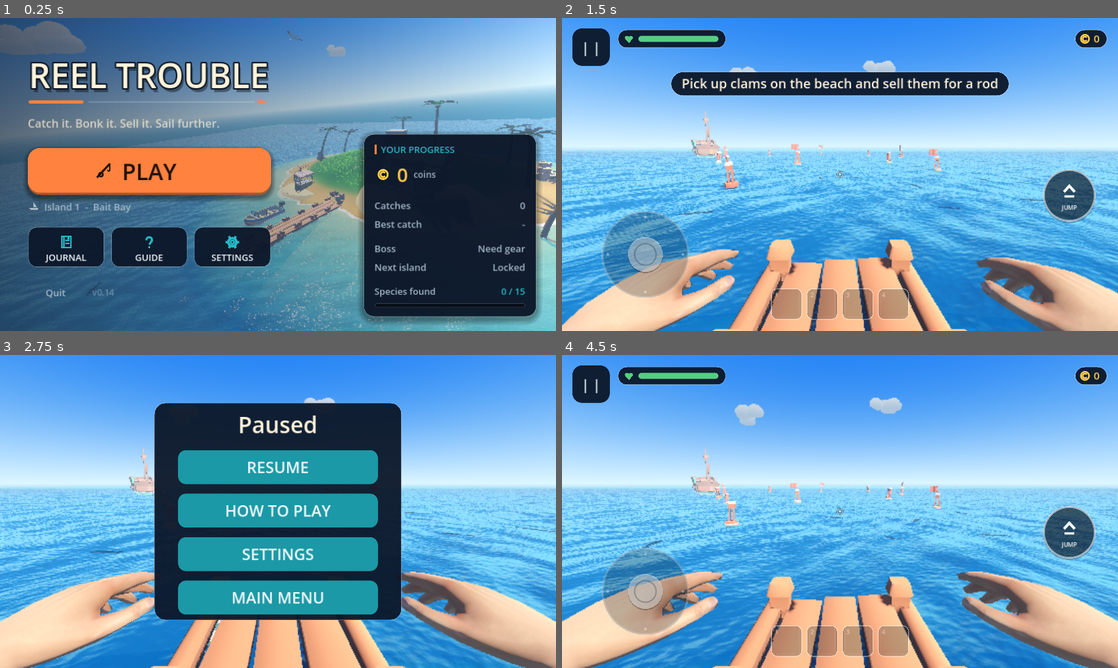
Above: before the commit, frames 1-4 (two rows, left to right).
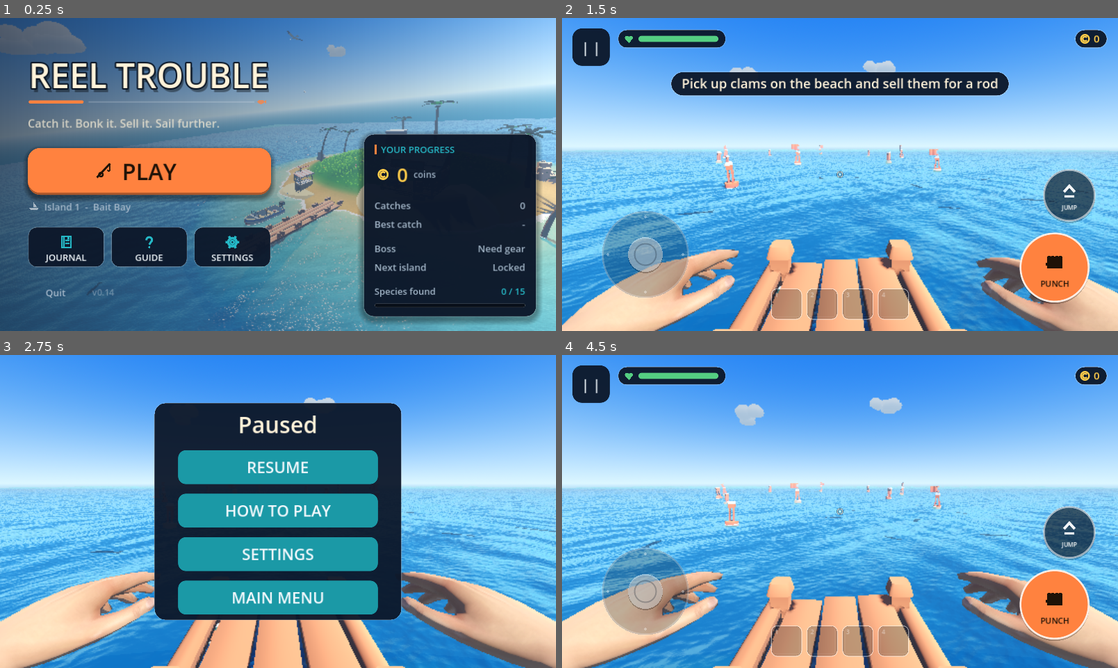
Above: after the commit, the same moments.

Repository: Max1081018/open_code
Game: Godot game, scene res://game.tscn
The game is run twice, just before and just after one commit, with the same random seed, the same clock (stepped at 60 frames per second) and the same inputs.
Inputs:
- Up to frame 1 (0.25 s): no input
- Up to frame 2 (1.5 s): click "PLAY" at 0.5 s; click "START FISHING" at 1.25 s
- Up to frame 3 (2.75 s): click "| |" at 2 s
- Up to frame 4 (4.5 s): click "RESUME" at 2.75 s; click "| |" at 3.5 s; click "RESUME" at 4.25 s

The runs differ from the first frame. In frame 1, 1.1% of the frame differs, in the area x 27-100%, y 31-100%; in frame 2, 14%, in the area x 0-100%, y 29-100%; in frame 3, 7.7%; in frame 4, 13%.

Commit message:
Cut the sea's cost, clear the junk off the beach, always-on punch button
Performance: the sea was the problem
  The water was a 300 m plane cut into 110x110 quads - 24,200 triangles, all
  running the four-wave vertex shader every frame, most of them past the
  horizon where no wave is visible. The grid is now set by the preset
  (44/64/88/104), which takes Low from 24,200 to 3,872 triangles of water and
  still looks right - verified by rendering it.

  The fragment shader also called discard for the boat's hull cut-out, on a
  surface that fills the screen. discard costs a mobile GPU dearly: it loses
  early fragment rejection for the whole material. The water writes no depth,
  so fading those pixels to nothing is identical to look at and free.

World
  - the wreck on the horizon is gone; from the beach it read as another
    island sitting out at sea
  - the barrels and crate at the head of the jetty are gone - they hovered a
    finger's width above the sand and did nothing
  - the market's buckets and ice crate stand on the ground beside the stall
    with fish poking out of them, which at eye level read as fish dropped in
    the sand. The ground-level fish are hidden; the ones on the counter stay
  - rocks, palm trunks, buoys and the watchtower are solid now. Scenery you
    can walk through is the thing that most gives a world away as a painting
  - more haze in the distance

Controls
  - the action button is never blank any more: with nothing in reach it reads
    PUNCH and throws one, and it still swaps to SELL / BUY / GRAB / CAST the
    moment you look at something
  - you can look a lot further up (pitch limit 0.45 to 1.05 radians)

Co-Authored-By: Claude Opus 5 <noreply@anthropic.com>
Claude-Session: https://claude.ai/code/session_019FPN93SDKwisezCSut5tqW

Diff:
--- a/fishing/assets/water/stylized_water.gdshader
+++ b/fishing/assets/water/stylized_water.gdshader
@@ -90,14 +90,17 @@
 }
 
 void fragment() {
+	// The hull cut-out. This used to call discard, which costs a mobile GPU
+	// dearly on a surface that fills the screen: it loses early fragment
+	// rejection for the whole material. The water writes no depth, so fading
+	// the pixel to nothing looks identical and costs nothing.
+	float hull = 0.0;
 	if (hole_half.x > 0.0) {
 		vec2 d = world_xz - hole_center;
 		vec2 side = vec2(-hole_axis.y, hole_axis.x);
 		vec2 l = vec2(dot(d, side) / hole_half.x, dot(d, hole_axis) / hole_half.y);
 		// rounded-bow ellipse-ish footprint
-		if (l.x * l.x + pow(abs(l.y), 3.0) < 1.0) {
-			discard;
-		}
+		hull = 1.0 - step(1.0, l.x * l.x + pow(abs(l.y), 3.0));
 	}
 	float t = TIME * wave_speed;
 
@@ -137,7 +140,7 @@
 	float foam = smoothstep(threshold - 0.06, threshold + 0.06, edge);
 
 	ALBEDO = mix(water.rgb, foam_color.rgb, foam);
-	ALPHA = mix(water.a, foam_color.a, foam);
+	ALPHA = mix(water.a, foam_color.a, foam) * (1.0 - hull);
 	ROUGHNESS = mix(roughness, 0.9, foam);
 	SPECULAR = 0.5;
 	NORMAL_MAP = vec3(ripple * 0.5 + 0.5, 1.0);
--- a/fishing/game.gd
+++ b/fishing/game.gd
@@ -85,6 +85,7 @@
 var sky_mat: ProceduralSkyMaterial
 var _sky_rain := -1.0
 var water_mat: ShaderMaterial
+var water_plane: PlaneMesh       # re-cut when the graphics preset changes
 var shop_building: Node3D
 var shop_counter: Node3D
 var shopkeeper: Node3D
@@ -1119,7 +1120,7 @@
 	env.fog_enabled = true
 	env.fog_light_color = Color(0.52, 0.61, 0.70)
 	env.fog_light_energy = 1.0
-	env.fog_density = 0.0085
+	env.fog_density = 0.0125
 	env.fog_sky_affect = 0.55
 	env.fog_height = -1.5
 	env.fog_height_density = 0.05
@@ -1159,10 +1160,15 @@
 
 	# Water: a big subdivided plane running the stylized water shader.
 	var water := MeshInstance3D.new()
-	var plane := PlaneMesh.new()
+	# The sea was a flat 300 m plane cut into 110x110 quads - 24,000 triangles,
+	# every one of them running the four-wave vertex shader, every frame, with
+	# most of them out past the horizon where no wave is visible. The grid is
+	# now set by the graphics preset.
+	water_plane = PlaneMesh.new()
+	var plane := water_plane
 	plane.size = Vector2(300, 300)
-	plane.subdivide_width = 110       # ~2.7 m quads: plenty for 9 m waves
-	plane.subdivide_depth = 110
+	plane.subdivide_width = Q_SEA[1]
+	plane.subdivide_depth = Q_SEA[1]
 	var smat := ShaderMaterial.new()
 	smat.shader = load("res://assets/water/stylized_water.gdshader")
 	smat.set_shader_parameter("shallow_color", Color(0.30, 0.86, 0.82, 0.38))
@@ -1400,9 +1406,8 @@
 		_spawn("dock", Vector3(0, -0.59, 19.0 - i * 2.5))
 
 	# Dockside clutter.
-	_spawn("barrel", Vector3(-0.78, DECK_Y, 18.4), 0.3, 0.62)
-	_spawn("crate", Vector3(0.80, DECK_Y, 18.9), -0.4, 0.66)
-	_spawn("barrel", Vector3(-0.80, DECK_Y, 17.6), -0.2, 0.55)
+	# The barrels and crate that used to sit at the head of the jetty are gone:
+	# they hovered a finger's width above the sand and did nothing.
 
 	# The motorboat, moored alongside the jetty. Buy the Boss Reel to take it out.
 	boat = _spawn("motorboat", BOAT_MOOR, BOAT_YAW, BOAT_SCALE)
@@ -1454,12 +1459,26 @@
 		var y := _island_y(HOME, HOME_R, HOME_H, x, z)
 		if str(pr["k"]).begins_with("palm"):
 			_make_palm(Vector3(x, y - 0.12, z), float(pr["s"]), float(pr["r"]), str(pr["k"]) == "palm_bend")
+			# A trunk you walk into rather than through.
+			var trunk := StaticBody3D.new()
+			var tcol := CollisionShape3D.new()
+			var tcyl := CylinderShape3D.new()
+			tcyl.radius = 0.32 * float(pr["s"])
+			tcyl.height = 5.0 * float(pr["s"])
+			tcol.shape = tcyl
+			trunk.add_child(tcol)
+			trunk.position = Vector3(x, y + tcyl.height * 0.5 - 0.3, z)
+			add_child(trunk)
 		else:
-			_spawn(pr["k"], Vector3(x, y - 0.15, z), pr["r"], pr["s"])
+			var prop := _spawn(pr["k"], Vector3(x, y - 0.15, z), pr["r"], pr["s"])
+			if str(pr["k"]).begins_with("rocks"):
+				_solidify(prop)
 
 	# A watchtower landmark set back on the island.
 	var ty := _island_y(HOME, HOME_R, HOME_H, 3.0, 42.0)
-	_static_props.append(_spawn("tower", Vector3(3.0, ty - 0.2, 42.0), -0.5, 1.2))
+	var tower := _spawn("tower", Vector3(3.0, ty - 0.2, 42.0), -0.5, 1.2)
+	_static_props.append(tower)
+	_solidify(tower, 0.55)
 
 	# Buoys bobbing on the open water (they float at their origin).
 	for b in [
@@ -1469,6 +1488,7 @@
 	]:
 		var n := _spawn(b["k"], b["p"], randf() * TAU, b["s"])
 		floaters.append(n)
+		_solidify(n, 0.7)
 
 	_build_boss_zone()
 	_build_shop()
@@ -1490,8 +1510,8 @@
 	held = []
 	_pending_loose = []
 
-	# A wrecked ship on the horizon for silhouette.
-	_static_props.append(_spawn("wreck", Vector3(-38, -1.0, -60), 0.7, 1.3))
+	# No wreck on the horizon any more: from the beach it read as another
+	# island sitting out at sea.
 
 
 
@@ -1732,7 +1752,7 @@
 func _update_explore(delta: float) -> void:
 	var look: Vector2 = touch.consume_look()
 	cam_yaw -= look.x
-	cam_pitch = clampf(cam_pitch - look.y, -1.40, 0.45)
+	cam_pitch = clampf(cam_pitch - look.y, -1.40, 1.05)
 
 	player.move_input = touch.move
 	player.sprint = touch.sprint
@@ -1927,7 +1947,9 @@
 func _on_interact() -> void:
 	if app_state != "playing" or not (play_mode == "explore" or play_mode == "boat"):
 		return
-	var p: String = touch.prompt
+	# The action button is never blank: with nothing in reach it reads PUNCH
+	# and throws one at the air.
+	var p: String = touch.shown_prompt()
 	match p:
 		"CAST":
 			if rs == R_NONE and held_id() == "rod" and line_fish == null:
@@ -1973,6 +1995,17 @@
 		"SHOO":
 			_shoo_gull()
 		"PUNCH", "HIT":
+			if looked_fish == null or not is_instance_valid(looked_fish):
+				# Swinging at nothing: you still swing.
+				if _hit_cd <= 0.0:
+					_hit_cd = 0.34
+					if hands:
+						if held_weapon() != "":
+							hands.play_swing()
+						else:
+							hands.play_punch()
+					players["whoosh"].pitch_scale = randf_range(1.45, 1.7)
+					_play("whoosh")
 			if looked_fish:
 				# Rod, clam or fish in hand: put it away and use both fists.
 				if held_id() in ["rod", "clam", "fish"]:
@@ -2306,6 +2339,26 @@
 	rod_rack.set_meta("weapon_id", str(ROD_IDS[nxt]))
 
 
+## Wraps a prop in a solid box so you cannot walk through it. Scenery without
+## collision is the thing that most gives a world away as a painting, and the
+## rocks, palms and buoys all used to be walk-through.
+func _solidify(n: Node3D, shrink := 0.82, tall := 1.0) -> void:
+	if n == null or not is_instance_valid(n):
+		return
+	var box := _node_aabb(n)
+	if not box.has_volume():
+		return
+	var body := StaticBody3D.new()
+	var col := CollisionShape3D.new()
+	var shape := BoxShape3D.new()
+	shape.size = Vector3(maxf(box.size.x * shrink, 0.25),
+		maxf(box.size.y * tall, 0.4), maxf(box.size.z * shrink, 0.25))
+	col.shape = shape
+	body.add_child(col)
+	body.position = box.get_center() + Vector3(0, box.size.y * (tall - 1.0) * 0.5, 0)
+	add_child(body)
+
+
 ## A wooden display stand with collision; returns the height of its top.
 func _pedestal(pos: Vector3) -> float:
 	var b := MeshInstance3D.new()
@@ -2455,6 +2508,16 @@
 			continue
 		var lift: float = fmesh.mesh.get_aabb().size.y * fmesh.transform.basis.get_scale().y
 		fmesh.position.y += lift * 0.45
+	# The pack also stands two buckets and an ice crate on the ground beside
+	# the stall, each with fish poking out. At eye level those read as fish
+	# dropped in the sand, so the ground-level fish go.
+	for mi2 in stall.find_children("*", "MeshInstance3D", true, false):
+		var fm2 := mi2 as MeshInstance3D
+		if fm2.mesh == null or not ("Fish" in fm2.name):
+			continue
+		var fb: AABB = fm2.global_transform * fm2.mesh.get_aabb()
+		if fb.position.y < g + 0.80:
+			fm2.visible = false
 	for m in stall.find_children("*", "MeshInstance3D", true, false):
 		if m.name.begins_with("Counter") or m.name.begins_with("Stand") or m.name.begins_with("Base"):
 			m.create_trimesh_collision()
@@ -3488,6 +3551,9 @@
 ## is built and again whenever the graphics setting changes.
 func _apply_prop_range() -> void:
 	var q: int = clampi(quality, 0, Q_PROP.size() - 1)
+	if water_plane and water_plane.subdivide_width != Q_SEA[q]:
+		water_plane.subdivide_width = Q_SEA[q]
+		water_plane.subdivide_depth = Q_SEA[q]
 	for sp in _small_props:
 		if not is_instance_valid(sp):
 			continue
@@ -3506,11 +3572,11 @@
 # the good stuff. Flat calm is pretty and slow; the worse it looks out there,
 # the better the fishing - which is the whole reason to go out in it.
 const WEATHER := {
-	"clear":   {"dark": 0.00, "rain": 0.0,  "over": 0.0,  "fog": 0.0085, "wind": 1.0, "swell": 0.85,
+	"clear":   {"dark": 0.00, "rain": 0.0,  "over": 0.0,  "fog": 0.0125, "wind": 1.0, "swell": 0.85,
 		"bite": 1.15, "rare": 1.0,  "dur": [180.0, 300.0], "say": "Flat calm. Pretty, but the fish are sleepy."},
 	"cloudy":  {"dark": 0.50, "rain": 0.0,  "over": 0.55, "fog": 0.011,  "wind": 1.2, "swell": 1.0,
 		"bite": 0.92, "rare": 1.08, "dur": [100.0, 170.0], "say": "Cloud coming over - they're starting to bite."},
-	"breezy":  {"dark": 0.15, "rain": 0.0,  "over": 0.15, "fog": 0.008,  "wind": 2.3, "swell": 1.35,
+	"breezy":  {"dark": 0.15, "rain": 0.0,  "over": 0.15, "fog": 0.012,  "wind": 2.3, "swell": 1.35,
 		"bite": 1.0,  "rare": 1.05, "dur": [90.0, 150.0],  "say": "A good breeze, and a bit of a sea running."},
 	"foggy":   {"dark": 0.45, "rain": 0.0,  "over": 0.35, "fog": 0.030,  "wind": 0.6, "swell": 0.7,
 		"bite": 0.88, "rare": 1.15, "dur": [70.0, 120.0],  "say": "Fog. Can't see a thing - but something big is out there."},
@@ -3791,6 +3857,8 @@
 # Rain is transparent, so every drop is overdraw, which is the one thing a
 # phone GPU really cannot take. Heavy rain still reads as heavy at 300.
 const Q_RAIN := [110, 190, 250, 300]
+# How finely the sea is cut up, per preset.
+const Q_SEA := [44, 64, 88, 104]
 # Shadow atlas per preset. Four splits over 75 m at 4096 was the single most
 # expensive thing in an Ultra frame on a phone - four passes over the whole
 # island - and at this art style it is indistinguishable from two splits over
--- a/fishing/touch_controls.gd
+++ b/fishing/touch_controls.gd
@@ -4,7 +4,9 @@
 ## Left: a joystick (floating under your thumb, or fixed in place).
 ## Above it: a RUN toggle. Releasing the stick drops back to walking.
 ## Right half: drag to look.
-## Bottom right: a context action pill (FISH / BUY / SELL 3 ...).
+## Bottom right: the big action button. It is always on screen: with nothing in
+## reach it reads PUNCH, and it swaps to whatever the game offers (BUY / SELL /
+## GRAB / HOOK ...) with a quick fade and dip so the change reads as deliberate.
 ## Centre: a crosshair with a compact info pill for whatever it's on.
 ##
 ## Multi-touch: stick, look, RUN and the action pill each track their own
@@ -31,6 +33,12 @@
 var auto_run := true           # push the stick nearly all the way to run
 const AUTO_RUN_AT := 0.86
 var prompt := ""               # main action label; empty hides it
+## The action button is never empty: with nothing in reach it reads PUNCH, and
+## it swaps to whatever the game offers (SELL, BUY, GRAB, CAST...) the moment
+## you look at something. `shown_prompt()` is what actually gets drawn and
+## tapped, so the game's own dispatch sees "PUNCH" and throws one.
+func shown_prompt() -> String:
+	return prompt if prompt != "" else "PUNCH"
 var secondary := ""            # second action (e.g. DROP / THROW); empty hides it
 var look_info := ""            # name of whatever the crosshair is on
 var look_stat := ""            # small grey stat line, e.g. "+1 power"
@@ -239,7 +247,7 @@
 
 	if event is InputEventScreenTouch:
 		if event.pressed:
-			if prompt != "" and event.position.distance_to(_act_center) <= act_r() * 1.08:
+			if event.position.distance_to(_act_center) <= act_r() * 1.08:
 				_btn_held = true
 				_act_index = event.index
 				interact_pressed.emit()
@@ -472,13 +480,14 @@
 		if ui.secondary != "":
 			UIDraw.round_button(self, font, ui._sec_center, ui.sec_r(), ui.secondary,
 				ui.icon_for(ui.secondary), false, false, op)
-		if ui.prompt != "":
-			var dim: bool = ui.act_dim or ui.prompt == "LOCKED" or ui.prompt == "TOO DEAR"
+		var shown: String = ui.shown_prompt()
+		if shown != "":
+			var dim: bool = ui.act_dim or shown == "LOCKED" or shown == "TOO DEAR"
 			var ar: float = ui.act_r()
 			if ui.act_pulse:
 				ar *= 1.0 + sin(Time.get_ticks_msec() / 1000.0 * 14.0) * 0.06
-			UIDraw.round_button(self, font, ui._act_center, ar, ui.prompt,
-				ui.icon_for(ui.prompt), not dim, ui._btn_held, op)
+			UIDraw.round_button(self, font, ui._act_center, ar, shown,
+				ui.icon_for(shown), not dim, ui._btn_held, op)
 			if ui.act_progress >= 0.0:
 				draw_arc(ui._act_center, ar + 9.0, 0, TAU, 64, Color(0, 0, 0, 0.35 * op), 7.0, true)
 				if ui.act_progress > 0.001:
